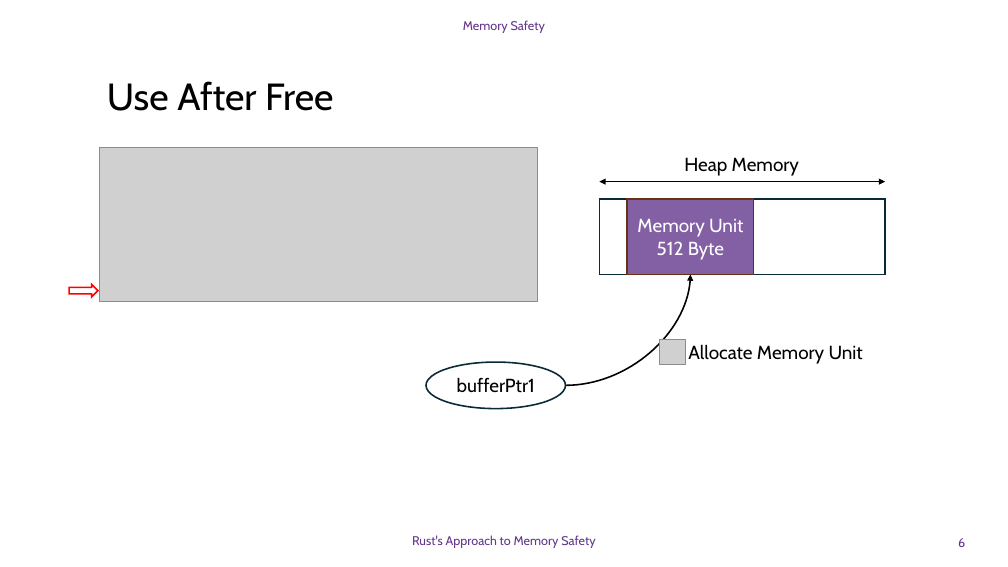
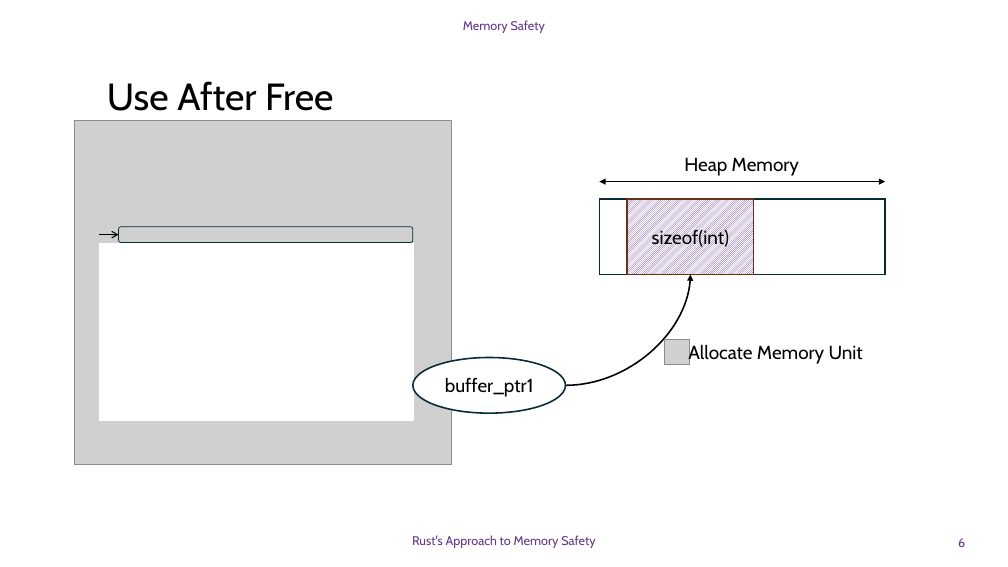
Before and after one commit to DavidGinfo/c-runtime-vs-rust-compiletime, a slide deck: slide 6 of Memory_Safety_Rust.pptx. Drawn at 1008x567 pixels with LibreOffice and Linux fonts; fonts in the diff are those of the drawing; grey boxes stand for pictures; background and template pictures are left out. Boxes give left, top, right and bottom in pixels: in the first picture for what was removed or moved away, otherwise in the second. Text is boxed around its words. In the diff, an @@ line names an element or a change of style, - is before the commit and + after.

```diff
--- a/Memory_Safety_Rust.pptx
+++ b/Memory_Safety_Rust.pptx
@@ picture added at (74,120,451,464) @@
@@ picture removed at (100,147,537,302) @@
@@ rectangle "sizeof(int)" at (628,199,754,274): fill #64378C at 80% opacity to pattern #64378C on #FFFFFF @@
@@ arrow added from (100, 234) to (119, 234), #000000 1 pt @@
@@ rounded rectangle added at (119,227,413,243), outline #092A39 0.75 pt @@
@@ text in rectangle at (652,228,729,249): text changed; text colour #FFFFFF to #000000 @@
-Memory Unit
-512 Byte
+sizeof(int)
@@ rectangle added at (100,244,413,420), fill #FFFFFF, outline #FFFFFF 1.5 pt @@
@@ right arrow removed at (69,284,98,297) @@
@@ ellipse "buffer_ptr1": place and size @@
-ellipse "buffer_ptr1" at (426,362,566,409)
+ellipse "buffer_ptr1" at (413,358,566,414)
@@ picture: place and size @@
-picture at (660,340,685,364)
+picture at (665,340,690,364)
@@ text in ellipse at (445,377,534,397): text changed @@
-bufferPtr1
+buffer_ptr1
```
Also in this commit, not shown: 13 other slides changed, 15 slides added, 1 slide removed.
